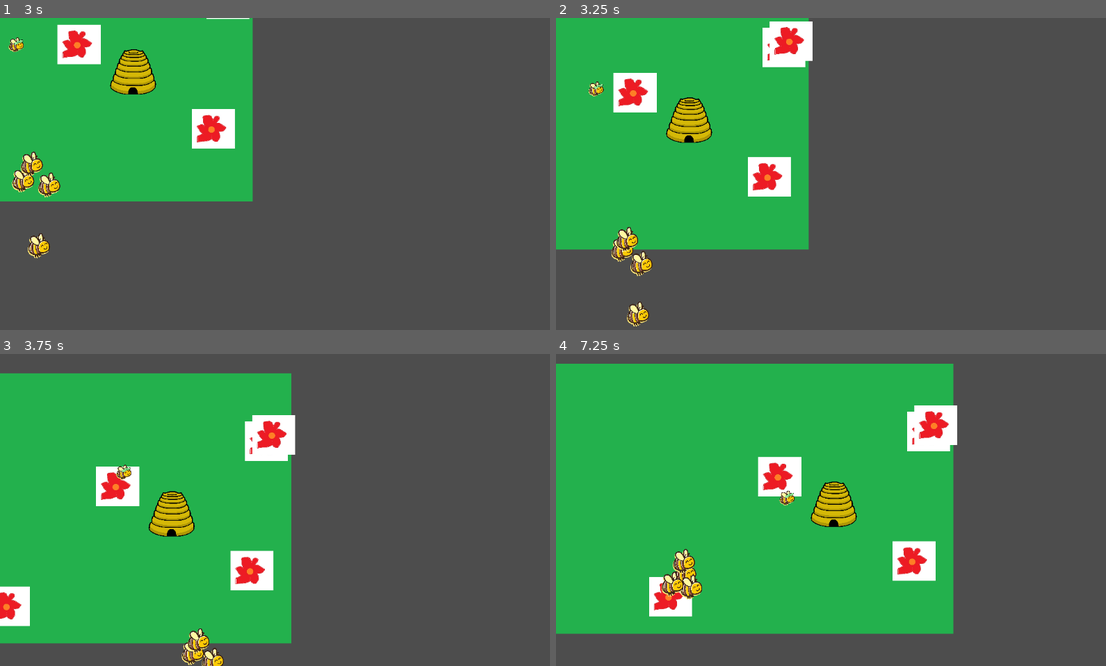
Above: before the commit, frames 1-4 (two rows, left to right).
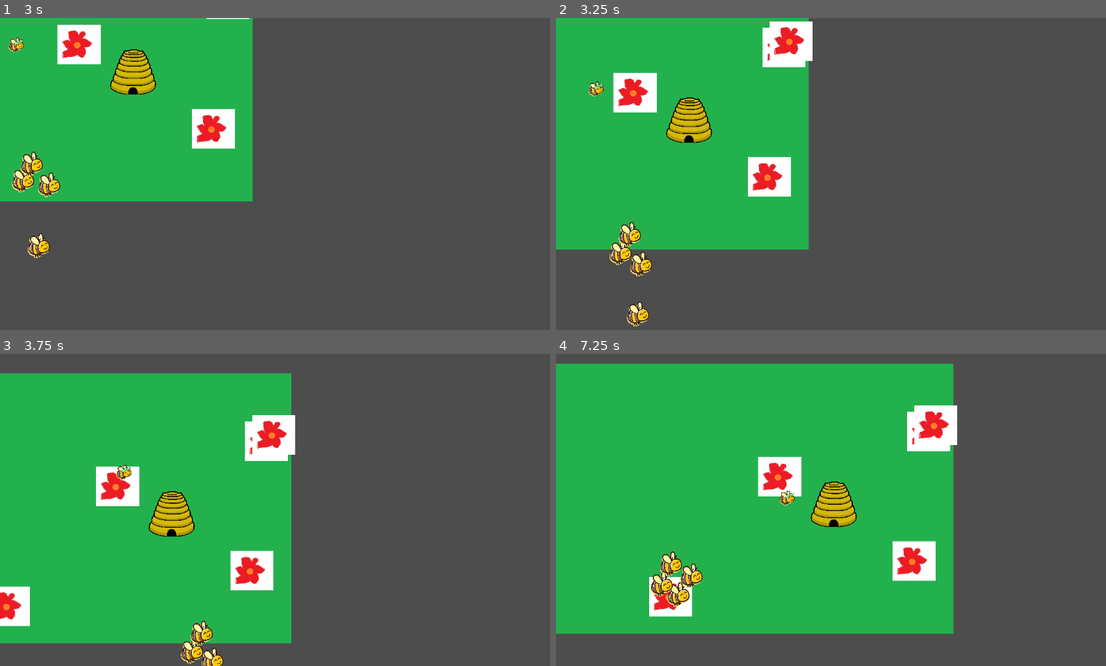
Above: after the commit, the same moments.

Repository: jam53/GMTK-Gamejam-2024
Game: Godot game, scene res://scenes/lawn.tscn
The game is run twice, just before and just after one commit, with the same random seed, the same clock (stepped at 60 frames per second) and the same inputs.
Inputs (mouse positions are in pixels of both pictures, inside the frame that each line leads up to):
- Up to frame 1 (3 s): move the mouse to (401, 158) at 0.52 s; hold D (right) 0.53-1.28 s; tap Z (disable_follow) every 0.75 s from 0.6 to 2.85 s; click (401, 158) at 0.67 s; move the mouse to (165, 189) at 1.27 s; hold S (down) 1.28-2.03 s; move the mouse to (335, 105) at 2.02 s; hold D (right) 2.03-2.78 s; move the mouse to (247, 236) at 2.77 s; hold W (up) from 2.78 s (still down); click (247, 236) at 2.92 s
- Up to frame 2 (3.25 s): keep holding W (up)
- Up to frame 3 (3.75 s): move the mouse to (445, 556) at 3.52 s; release W (up) at 3.53 s; hold A (left) from 3.53 s (still down); tap Z (disable_follow) at 3.6 s
- Up to frame 4 (7.25 s): move the mouse to (666, 463) at 4.27 s; tap Z (disable_follow) every 0.75 s from 4.35 to 6.6 s; move the mouse to (864, 510) at 5.02 s; release A (left) at 5.03 s; hold S (down) 5.03-5.78 s; click (864, 510) at 5.17 s; move the mouse to (748, 432) at 5.77 s; hold D (right) 5.78-6.53 s; move the mouse to (957, 494) at 6.52 s; hold W (up) from 6.53 s (still down)

Frame 1 is identical in both runs. In frame 2, 0.6% of the frame differs, in the area x 9-18%, y 65-83%; in frame 3, 0.5%; in frame 4, 1.1%, in the area x 17-27%, y 62-82%.

Commit message:
Improved target following params for normal bee

Diff:
--- a/scenes/bee.tscn
+++ b/scenes/bee.tscn
@@ -16,7 +16,7 @@
 flock_area_shape = NodePath("FlockViewCollision")
 max_speed = 400.0
 target_follow_force = 0.065
-separation_force = 0.1
+avoid_distance = 35.0
 
 [node name="Sprite2D" type="Sprite2D" parent="BoidsComponent"]
 position = Vector2(0.27842, -0.158137)
